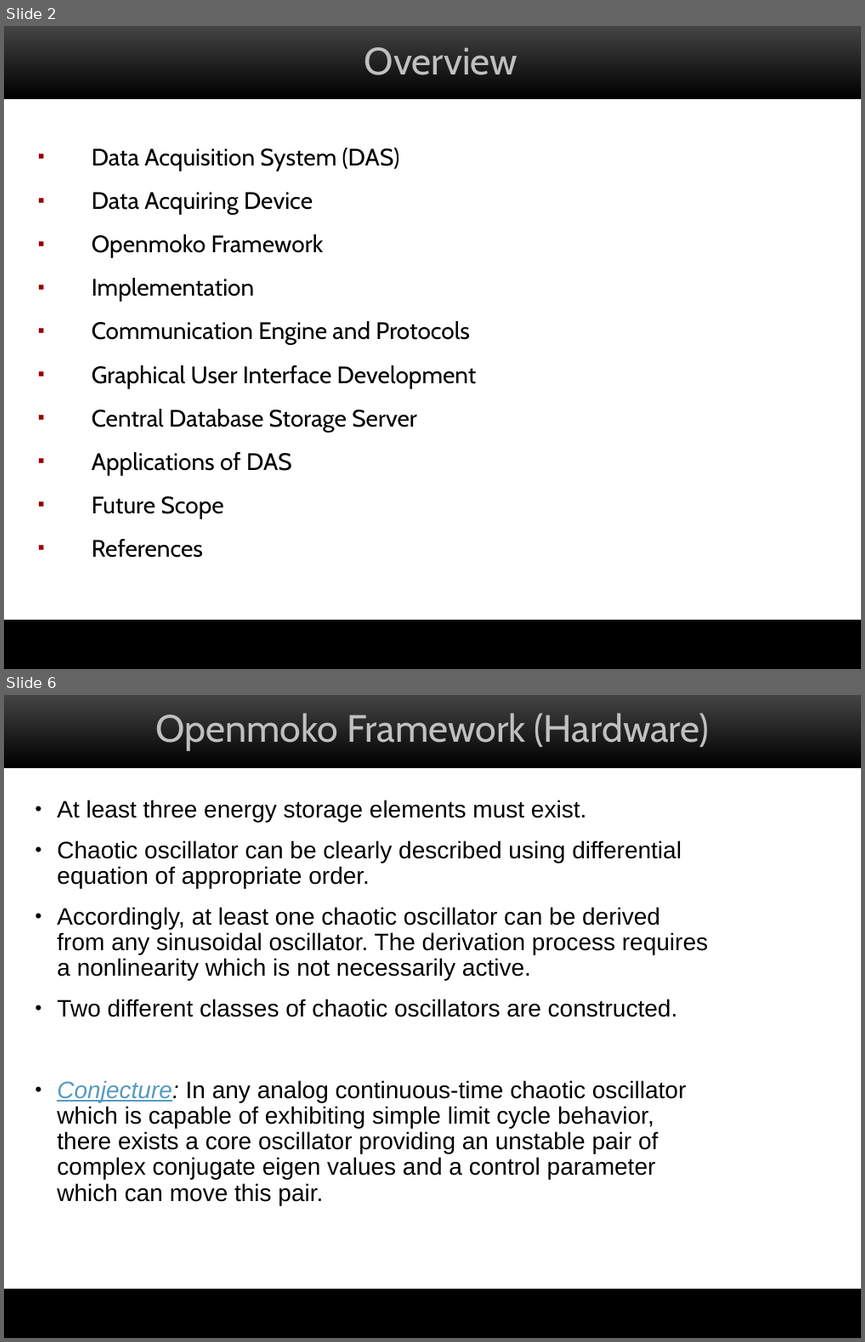
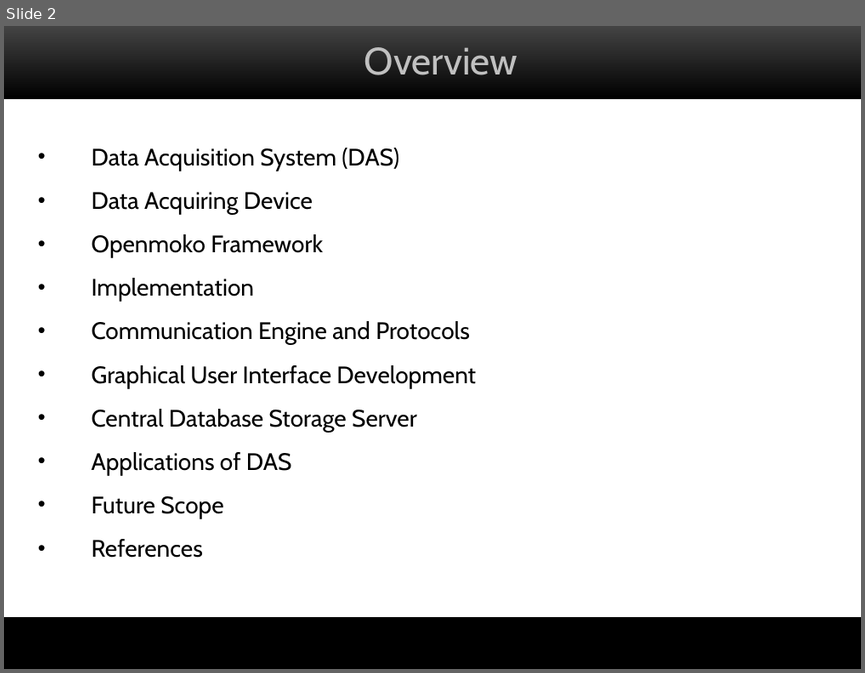
Before and after one commit to saurabh1403/attendance-on-openmoko, a slide deck: docs/mid-term-seminar.ppt. Shown one above the other, each under a label of ours: slides 2 and 6 before the commit, slide 2 after it; the slides between them are not shown. The pictures are 865x1342 and 865x673 pixels, drawn with LibreOffice and Linux fonts; fonts in the diff are those of the drawing; background and template pictures are left out. Boxes give left, top, right and bottom in pixels: in the first picture for what was removed or moved away, otherwise in the second. Text is boxed around its words. In the diff, an @@ line names an element or a change of style, - is before the commit and + after.

```diff
--- a/docs/mid-term-seminar.ppt
+++ b/docs/mid-term-seminar.ppt
@@ slide 6 removed at <box>4,695,861,1338</box>, background #000000; not listed: 2 template elements that a slide beside it also shows @@
@@ title removed at <box>155,713,709,751</box> @@
-Openmoko Framework (Hardware)
@@ text removed at <box>57,800,708,1205</box> @@
-• At least three energy storage elements must exist.
-• Chaotic oscillator can be clearly described using differential equation of appropriate order.
-• Accordingly, at least one chaotic oscillator can be derived from any sinusoidal oscillator. The derivation process requires a nonlinearity which is not necessarily active.
-• Two different classes of chaotic oscillators are constructed.
-• Conjecture: In any analog continuous-time chaotic oscillator which is capable of exhibiting simple limit cycle behavior, there exists a core oscillator providing an unstable pair of complex conjugate eigen values and a control parameter which can move this pair.
@@ rectangle removed at <box>18,1298,861,1338</box> @@
@@ slide 2 changed as well @@
@@ text "Data Acquisition System (DAS)" at <box>92,148,476,557</box>: bullet ▪ to •; bullet colour #990000 to #000000 @@
@@ rectangle: place and size @@
-rectangle at <box>18,629,861,669</box>
+rectangle at <box>4,618,861,669</box>
```
Also in this commit, not shown: 3 other slides changed, 20 slides added, 23 other slides removed, 2 other files.
